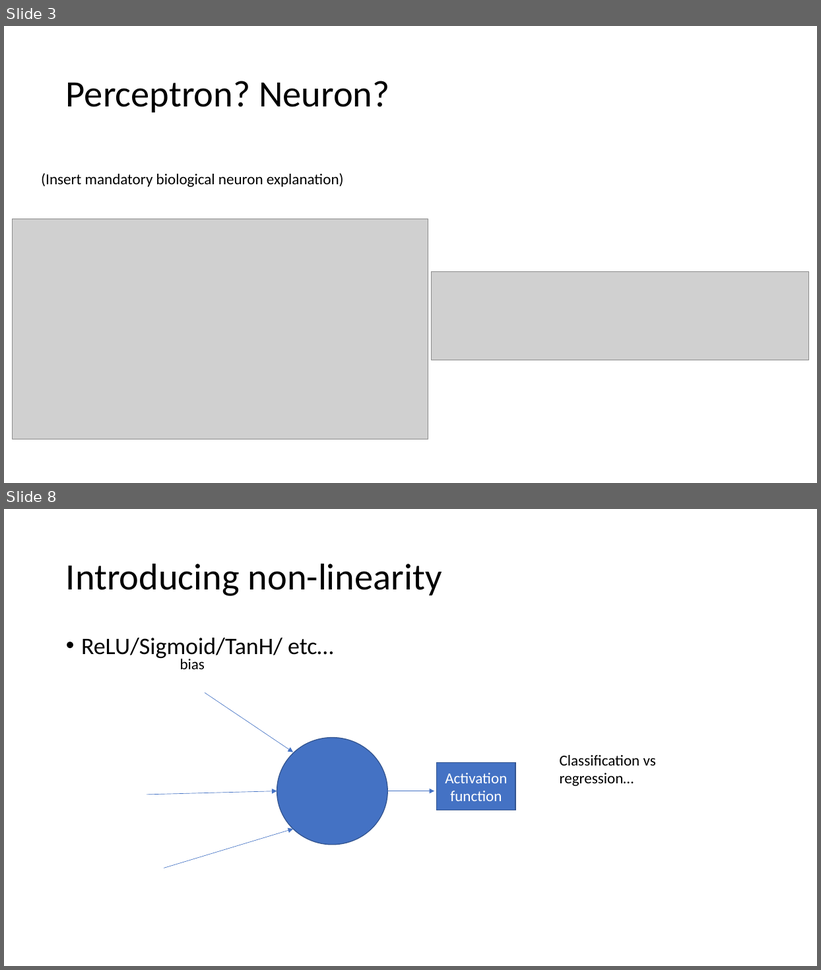
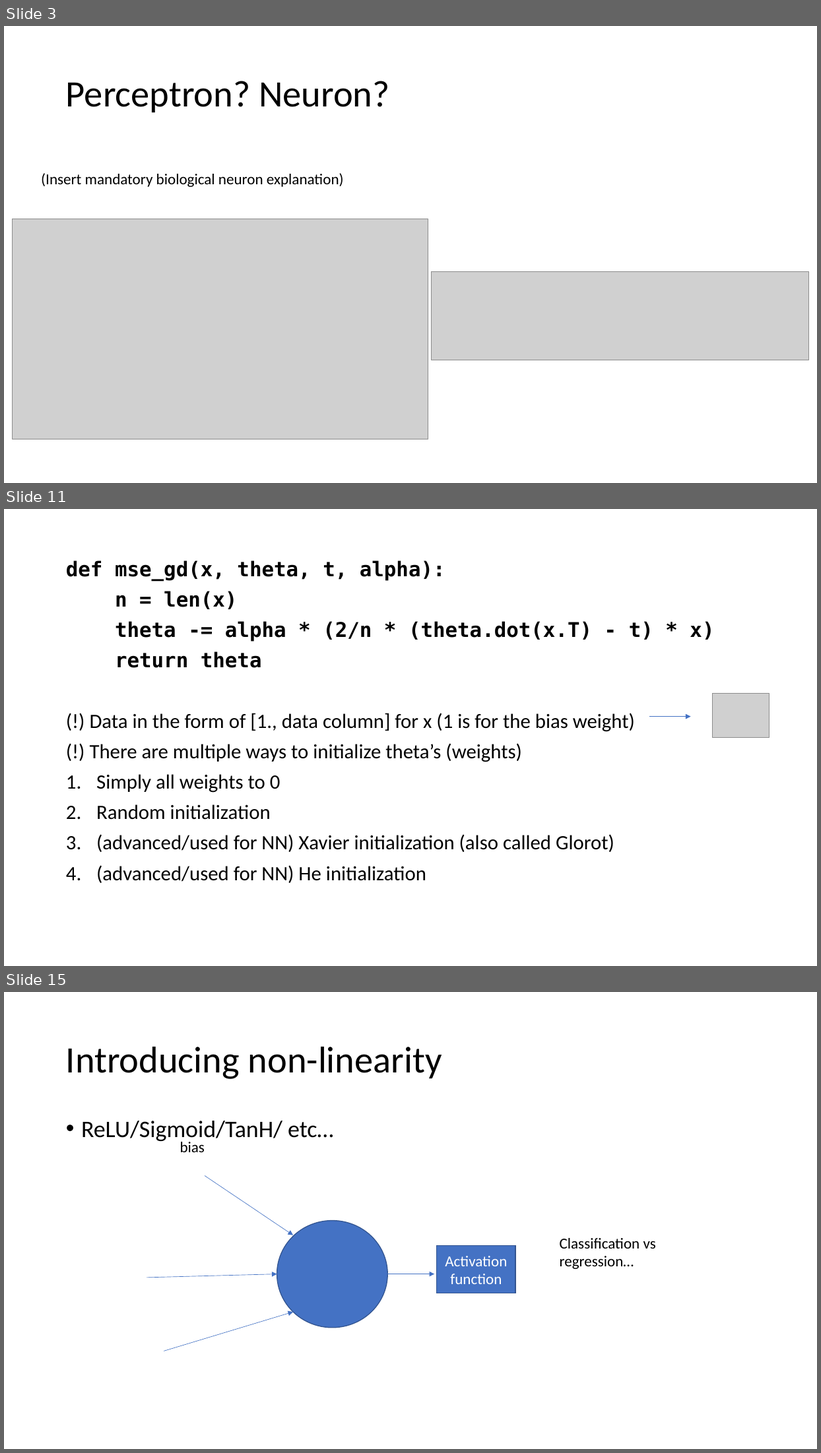
Before and after one commit to Huffwut/Python-meeting, a slide deck: machine learning learnings/perceptron - object detection.pptx. Shown one above the other, each under a label of ours: slides 3 and 8 before the commit, slides 3, 11 and 15 after it; the slides between them are not shown. The pictures are 821x970 and 821x1453 pixels, drawn with LibreOffice and Linux fonts; fonts in the diff are those of the drawing; grey boxes stand for pictures. Boxes give left, top, right and bottom in pixels: in the first picture for what was removed or moved away, otherwise in the second. Text is boxed around its words. In the diff, an @@ line names an element or a change of style, - is before the commit and + after.

```diff
--- a/machine learning learnings/perceptron - object detection.pptx
+++ b/machine learning learnings/perceptron - object detection.pptx
@@ slide 11 added at box(4, 509, 817, 966), background #FFFFFF @@
@@ text added at box(66, 560, 714, 883), 24 pt, text #000000 @@
+def mse_gd(x, theta, t, alpha):
+n = len(x)
+theta -= alpha * (2/n * (theta.dot(x.T) - t) * x)
+return theta
+(!) Data in the form of [1., data column] for x (1 is for the bias weight)
+(!) There are multiple ways to initialize theta’s (weights)
+1. Simply all weights to 0
+2. Random initialization
+3. (advanced/used for NN) Xavier initialization (also called Glorot)
+4. (advanced/used for NN) He initialization
@@ picture added at box(713, 693, 770, 738) @@
@@ arrow added from (649, 716) to (691, 716), #4472C4 0.5 pt @@
@@ what was slide 8 is now slide 15 @@
```
Also in this commit, not shown: 2 slides changed, 9 other slides added, 2 slides removed, 1 other file.
